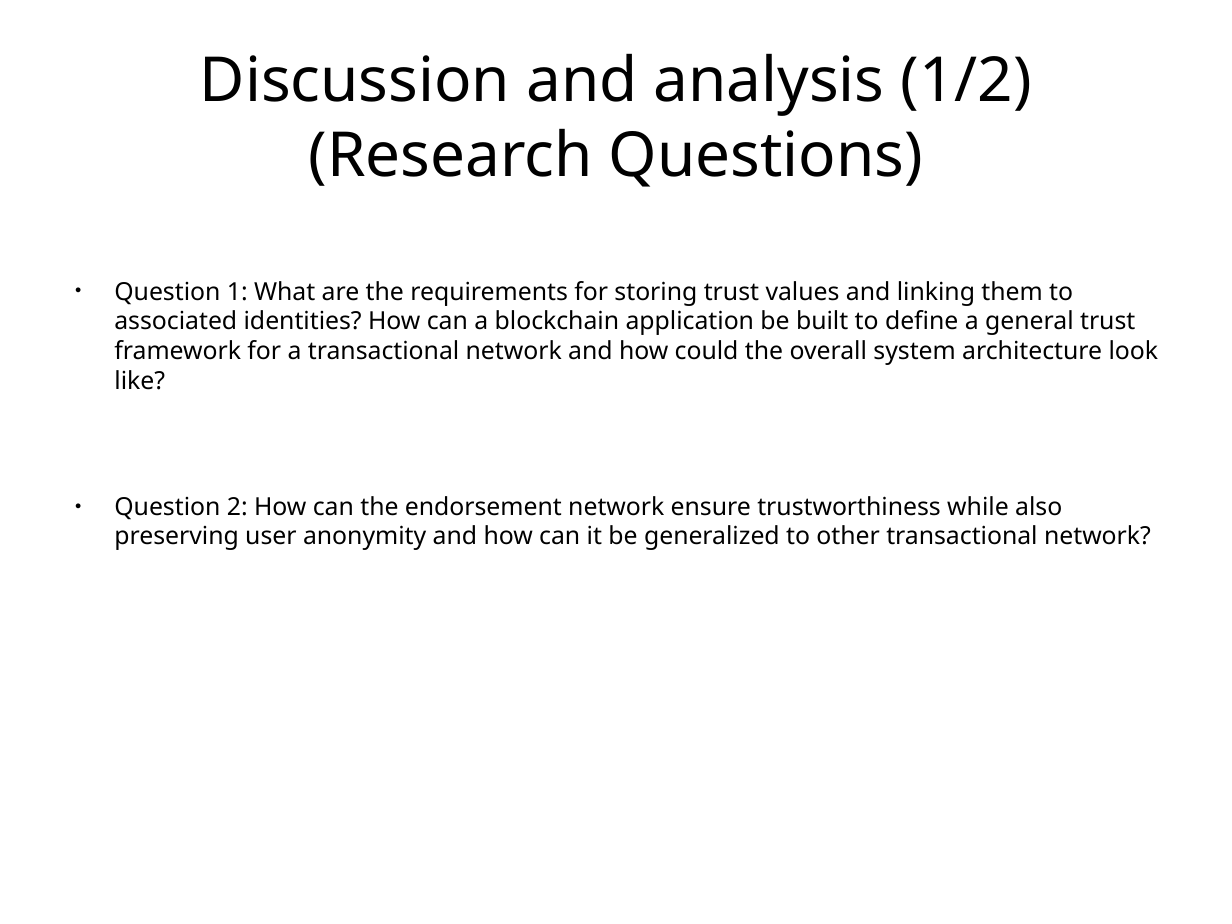
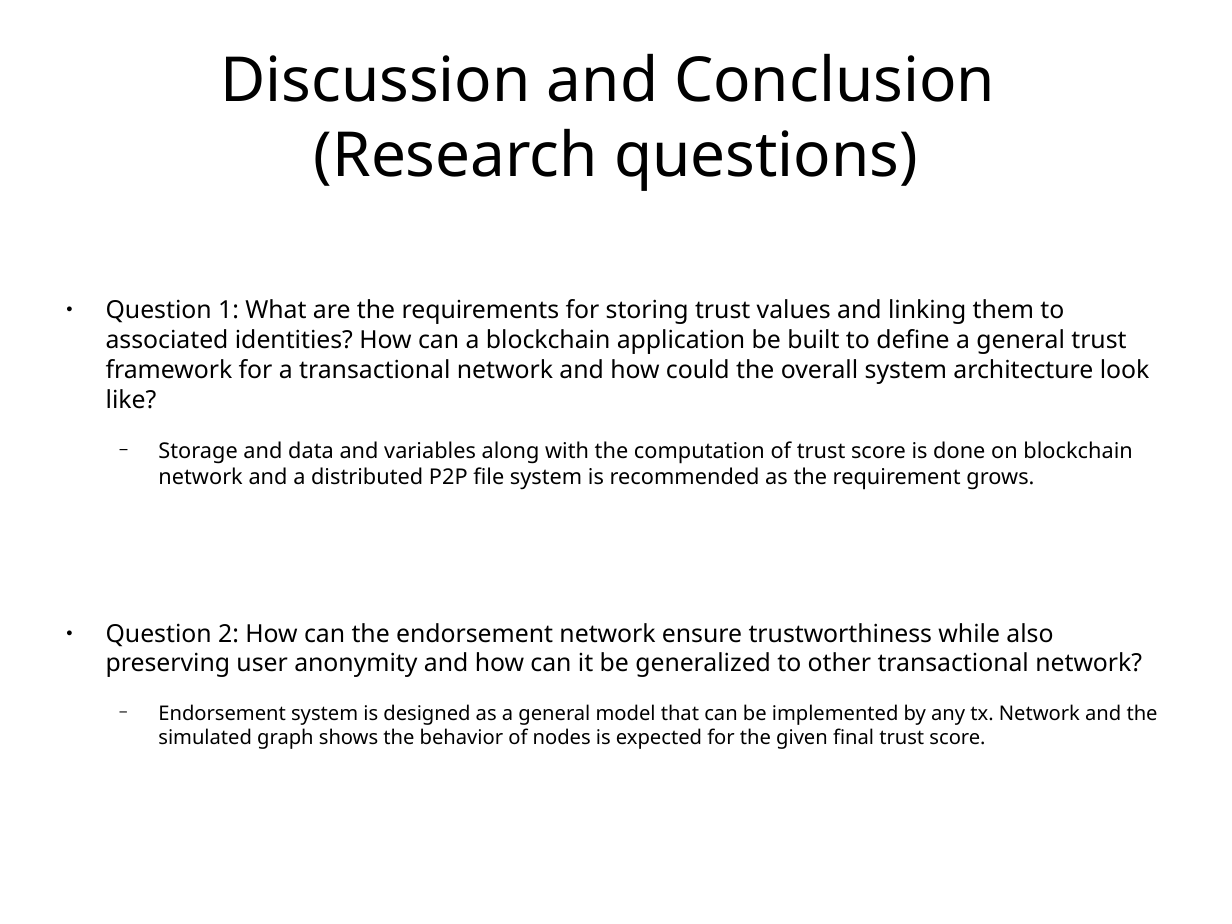
Before and after one commit to s2-t2/blockchain_reputation_system, a slide deck: slide 29 of documents/Presentation/Presentationv1.odp (slide 38 before the commit). Drawn at 1232x924 pixels with LibreOffice and Linux fonts; fonts in the diff are those of the drawing. Boxes give left, top, right and bottom in pixels: in the first picture for what was removed or moved away, otherwise in the second. Text is boxed around its words. In the diff, an @@ line names an element or a change of style, - is before the commit and + after.

```diff
--- a/documents/Presentation/Presentationv1.odp
+++ b/documents/Presentation/Presentationv1.odp
@@ title at [221,53,995,191]: text changed @@
-Discussion and analysis (1/2)
-(Research Questions)
+Discussion and Conclusion
+(Research questions)
@@ text "Question 1: What are the ...": place and size @@
-text "Question 1: What are the ..." at [114,281,1159,550]
+text "Question 1: What are the ..." at [106,299,1158,749]
@@ text at [158,441,1132,490]: paragraph added @@
+  − Storage and data and variables along with the computation of trust score is done on blockchain network and a distributed P2P file system is recommended as the requirement grows.
@@ text at [158,704,1158,749]: paragraph added @@
+  − Endorsement system is designed as a general model that can be implemented by any tx. Network and the simulated graph shows the behavior of nodes is expected for the given final trust score.
```
Also in this commit, not shown: 19 other slides changed, 14 slides added, 21 slides removed, 10 other files.
